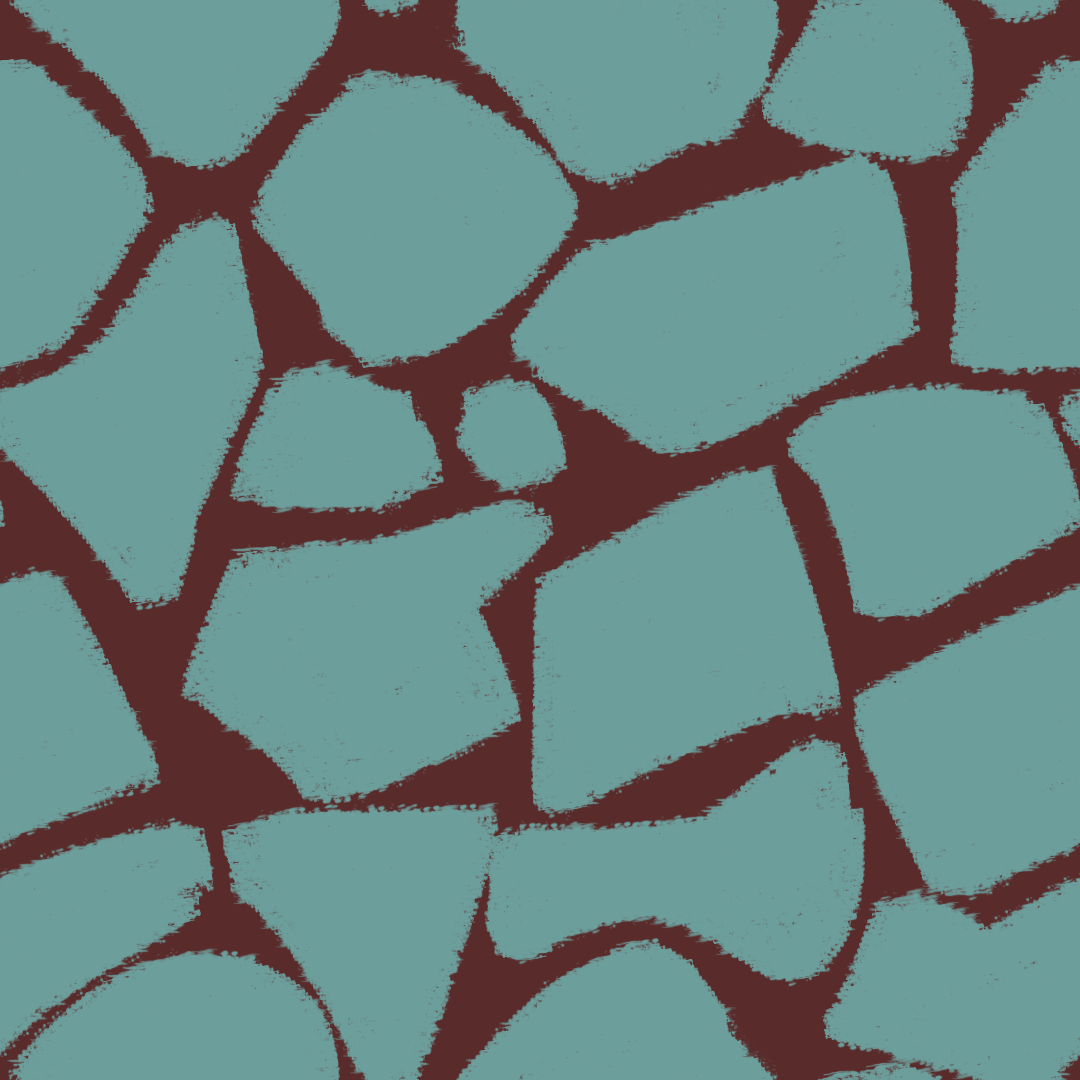
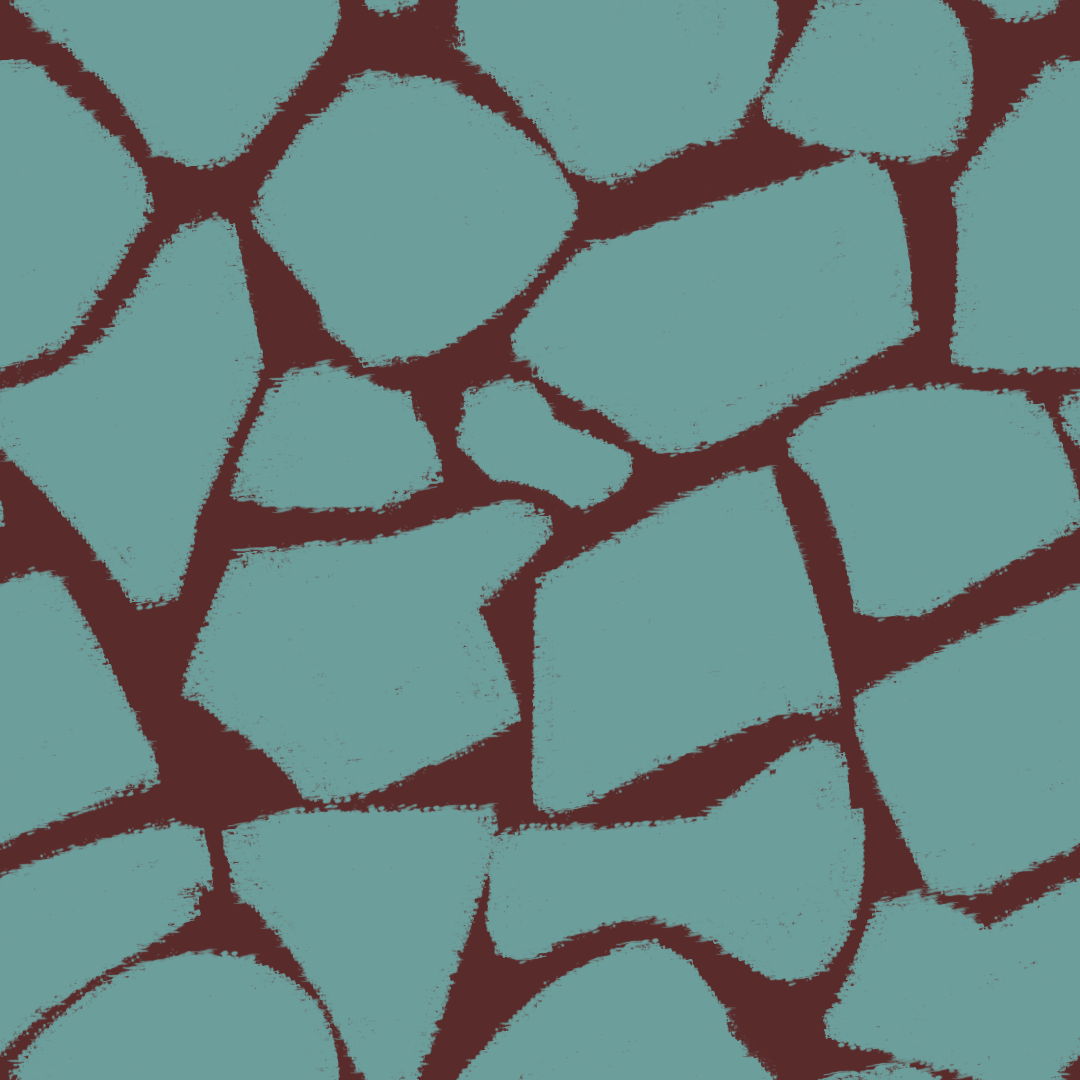
Before/after of a 1080 x 1080 layered artwork. What changed in the layer stack:
painted on "Pintar camada 2" over box(439, 410, 635, 515)